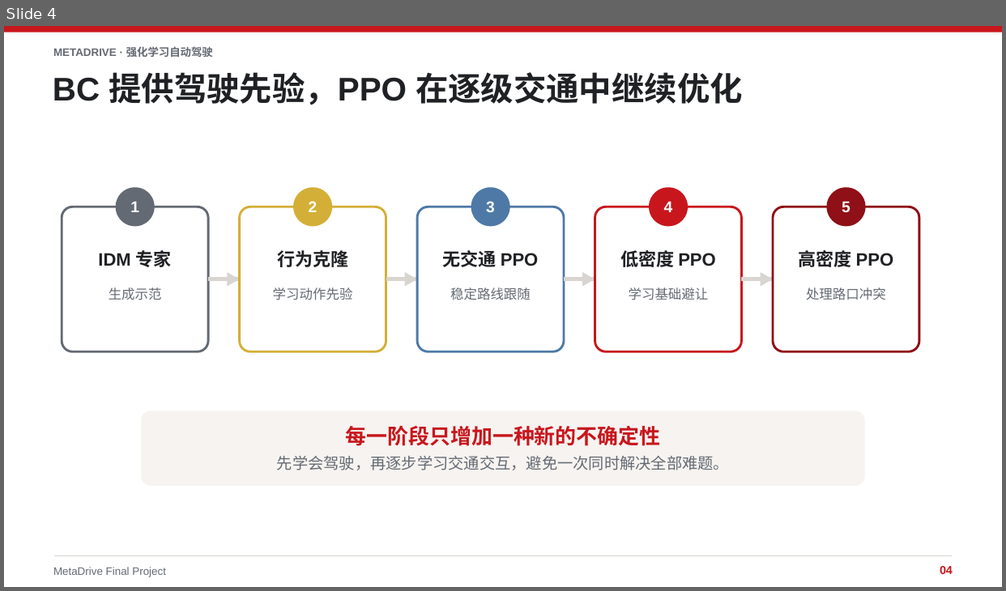
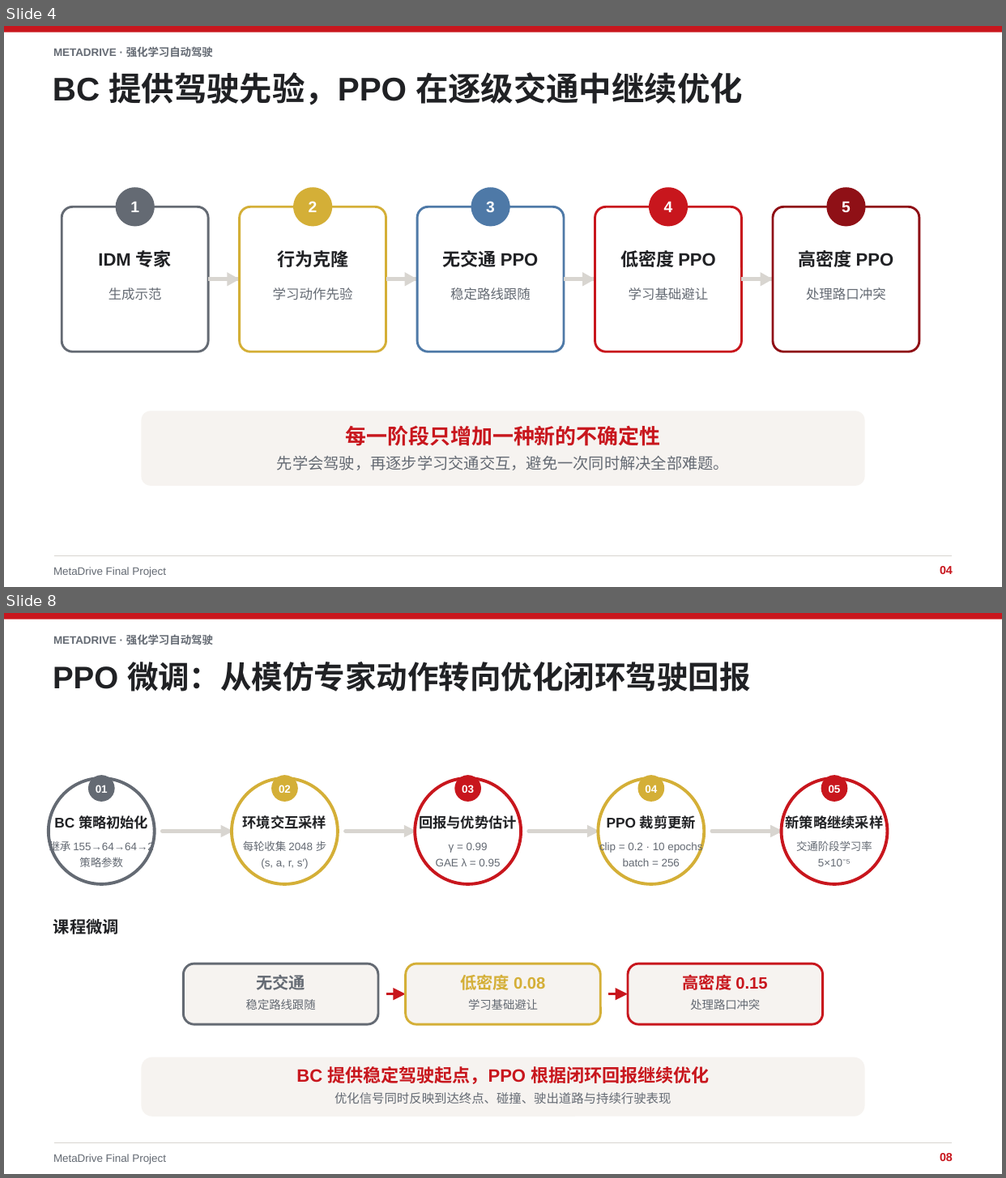
Before and after one commit to xiaoli11155/MetaDrive-FinalProject, a slide deck: ppt/MetaDrive_强化学习自动驾驶_最终汇报.pptx. Shown one above the other, each under a label of ours: slide 4 before the commit, slides 4 and 8 after it; the slides between them are not shown. The pictures are 1006x591 and 1006x1178 pixels, drawn with LibreOffice and Linux fonts; fonts in the diff are those of the drawing. Boxes give left, top, right and bottom in pixels: in the first picture for what was removed or moved away, otherwise in the second. Text is boxed around its words. In the diff, an @@ line names an element or a change of style, - is before the commit and + after.

Commit message:
Update final MetaDrive presentation

```diff
--- a/ppt/MetaDrive_强化学习自动驾驶_最终汇报.pptx
+++ b/ppt/MetaDrive_强化学习自动驾驶_最终汇报.pptx
@@ slide 8 added at bbox=[4, 613, 1002, 1174], background #FFFFFF @@
@@ group added at bbox=[49, 776, 889, 884]: 20 texts, 10 ellipses, 8 freeform shapes @@
+01
+BC 策略初始化
+继承 155→64→64→2
+策略参数
+02
+环境交互采样
+每轮收集 2048 步
+(s, a, r, s′)
+03
+回报与优势估计
+γ = 0.99
+GAE λ = 0.95
+04
+PPO 裁剪更新
+clip = 0.2 · 10 epochs
+batch = 256
+05
+新策略继续采样
+交通阶段学习率
+5×10⁻⁵
@@ group added at bbox=[53, 919, 822, 1024]: 7 texts, 4 freeform shapes, 3 rounded rectangles @@
+课程微调
+无交通
+稳定路线跟随
+低密度 0.08
+学习基础避让
+高密度 0.15
+处理路口冲突
@@ rounded rectangle added at bbox=[141, 1058, 865, 1117], fill #F6F3F0 @@
@@ text added at bbox=[296, 1067, 709, 1084], 17.2 pt, text #C8161D, bold @@
+BC 提供稳定驾驶起点，PPO 根据闭环回报继续优化
@@ text added at bbox=[334, 1093, 671, 1104], 12 pt, text #646A73 @@
+优化信号同时反映到达终点、碰撞、驶出道路与持续行驶表现
@@ group added at bbox=[4, 613, 1002, 1165]: 4 texts, 1 rectangle, 1 freeform shape @@
+METADRIVE · 强化学习自动驾驶
+PPO 微调：从模仿专家动作转向优化闭环驾驶回报
+MetaDrive Final Project
+08
```
Also in this commit, not shown: 12 slides changed, 2 other slides added.
